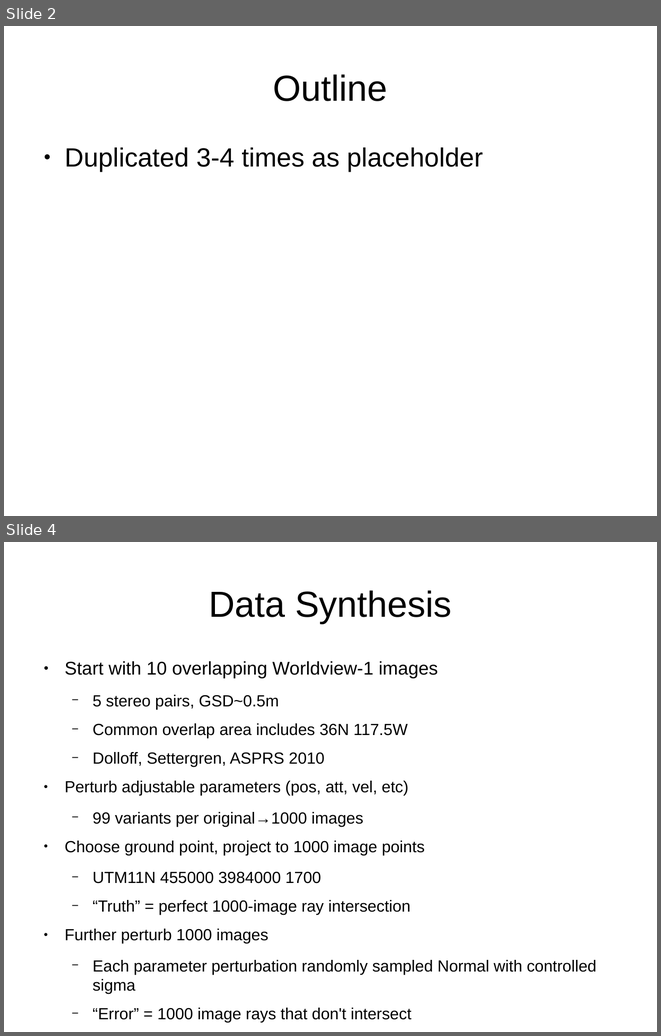
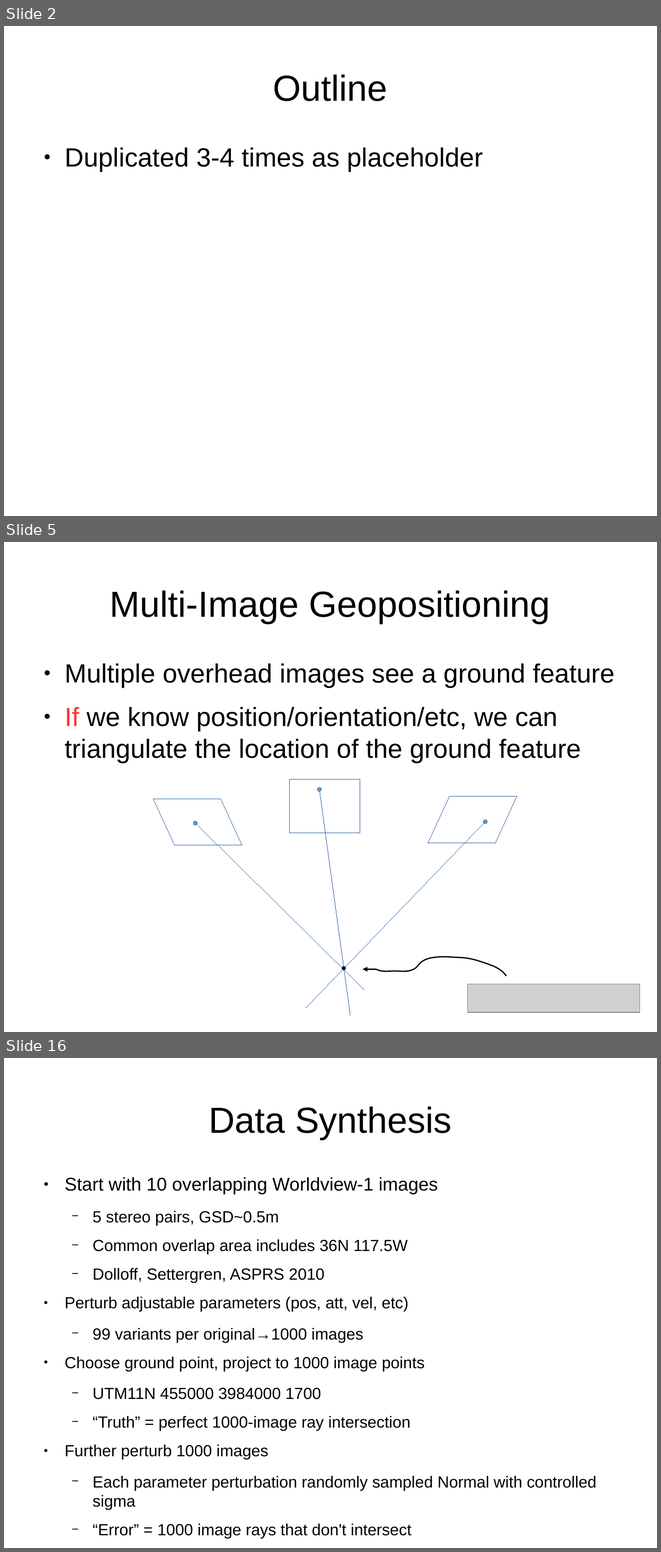
Before and after one commit to sethmerickel/Multi-Image-Geopositioning, a slide deck: papers/asprs2017.odp. Shown one above the other, each under a label of ours: slides 2 and 4 before the commit, slides 2, 5 and 16 after it; the slides between them are not shown. The pictures are 661x1036 and 661x1552 pixels, drawn with LibreOffice and Linux fonts; fonts in the diff are those of the drawing; grey boxes stand for pictures. Boxes give left, top, right and bottom in pixels: in the first picture for what was removed or moved away, otherwise in the second. Text is boxed around its words. In the diff, an @@ line names an element or a change of style, - is before the commit and + after.

```diff
--- a/papers/asprs2017.odp
+++ b/papers/asprs2017.odp
@@ slide 5 added at box(4, 542, 657, 1032), background #FFFFFF @@
@@ title added at box(110, 590, 550, 623), 44 pt, text #000000 @@
+Multi-Image Geopositioning
@@ text added at box(64, 663, 615, 762), 32 pt, text #000000 @@
+● Multiple overhead images see a ground feature
+● If we know position/orientation/etc, we can triangulate the location of the ground feature
@@ rectangle added at box(290, 779, 360, 833), outline #3465A4 0 pt @@
@@ ellipse added at box(317, 787, 321, 792), fill #729FCF, outline #3465A4 0 pt @@
@@ line added from (320, 790) to (351, 1015), #3465A4 0 pt @@
@@ parallelogram added at box(153, 799, 242, 845), outline #3465A4 0 pt @@
@@ parallelogram added at box(428, 796, 517, 843), outline #3465A4 0 pt @@
@@ ellipse added at box(194, 821, 198, 825), fill #729FCF, outline #3465A4 0 pt @@
@@ line added from (195, 823) to (364, 989), #3465A4 0 pt @@
@@ line added from (486, 821) to (306, 1007), #3465A4 0 pt @@
@@ ellipse added at box(483, 819, 487, 823), fill #729FCF, outline #3465A4 0 pt @@
@@ ellipse added at box(342, 966, 346, 970), fill #000000, outline #3465A4 0 pt @@
@@ freeform shape added at box(362, 957, 506, 976), outline #000000 1.5 pt @@
@@ picture added at box(468, 984, 641, 1013) @@
@@ what was slide 4 is now slide 16 @@
```
Also in this commit, not shown: 1 slide changed, 11 other slides added.
